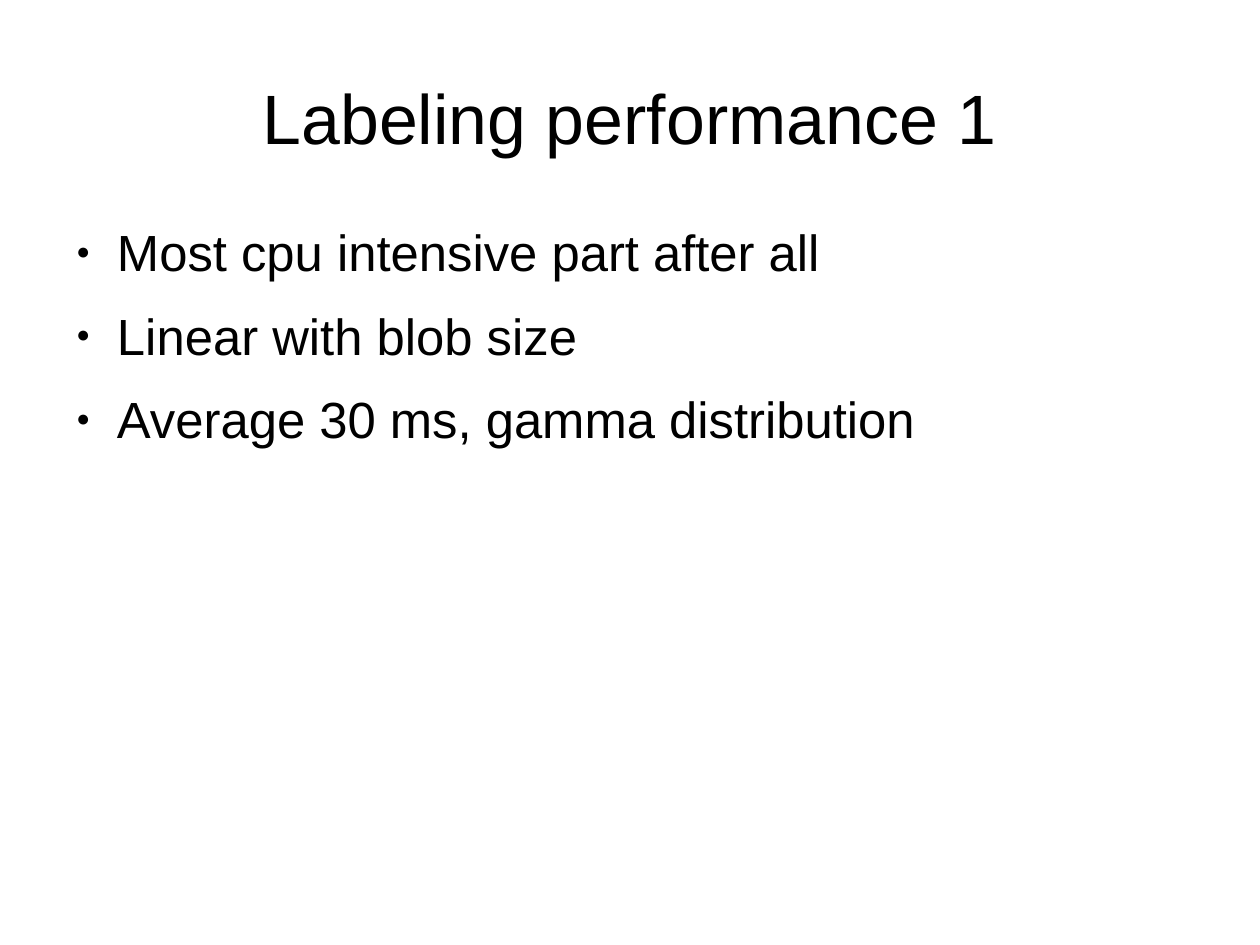
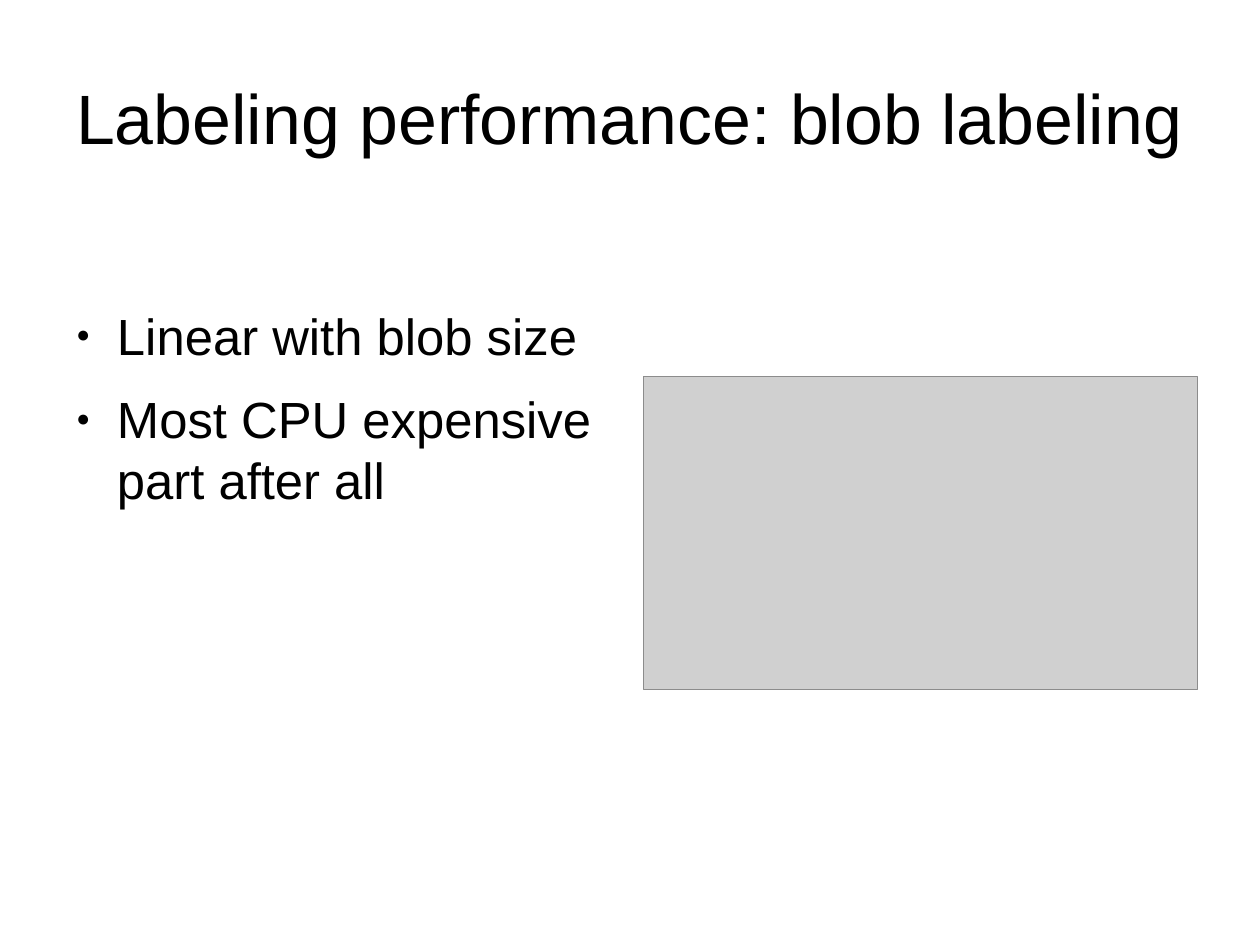
Before and after one commit to 0Chuzz/SNproject, a slide deck: slide 17 of slides.odp (slide 12 before the commit). Drawn at 1260x945 pixels with LibreOffice and Linux fonts; fonts in the diff are those of the drawing; grey boxes stand for pictures. Boxes give left, top, right and bottom in pixels: in the first picture for what was removed or moved away, otherwise in the second. Text is boxed around its words. In the diff, an @@ line names an element or a change of style, - is before the commit and + after.

```diff
--- a/slides.odp
+++ b/slides.odp
@@ title at bbox=[76, 93, 1182, 157]: text changed @@
-Labeling performance 1
+Labeling performance: blob labeling
@@ text removed at bbox=[117, 234, 915, 449] @@
-● Most cpu intensive part after all
-● Linear with blob size
-● Average 30 ms, gamma distribution
@@ text added at bbox=[117, 318, 591, 510], 32 pt, text #000000 @@
+● Linear with blob size
+● Most CPU expensive part after all
@@ picture added at bbox=[644, 376, 1197, 689] @@
```
Also in this commit, not shown: 6 other slides changed, 6 slides added, 1 slide removed.
